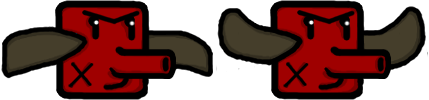
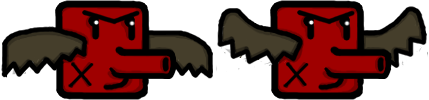
Before/after of a 429px x 100px layered artwork. What changed in the layer stack:
painted on "shadows" over [2, 22, 424, 76]
painted on "outline" over [1, 24, 427, 79]
painted on "color" over [7, 22, 424, 75]
